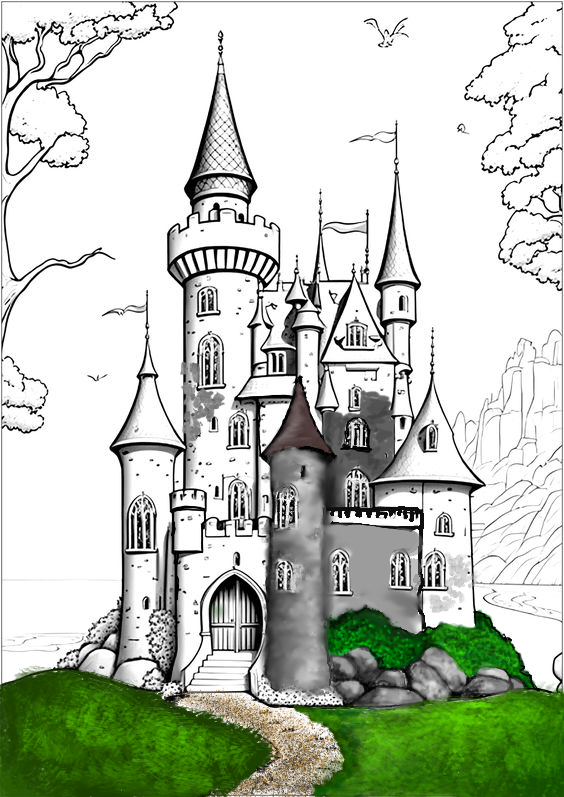
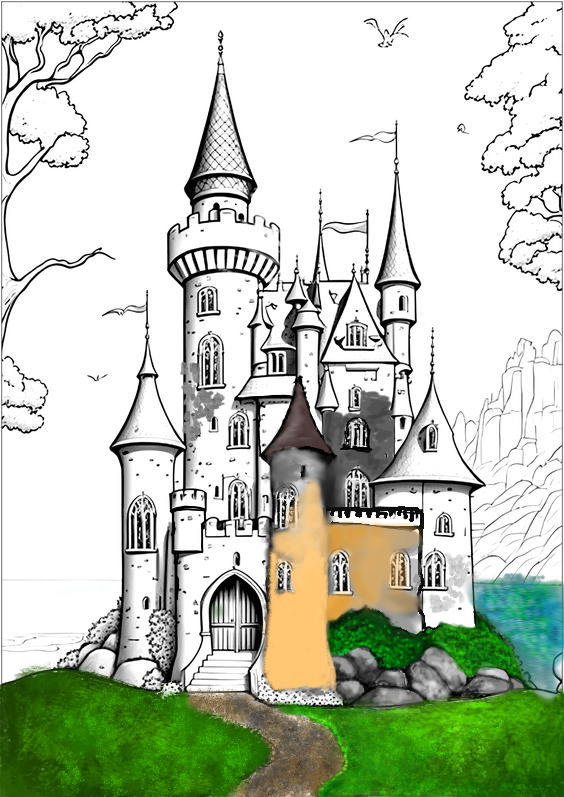
Comparing the layer stacks of the two w=564, h=797 images. Changes:
pixels changed over box(17, 186, 564, 797) (layer not identified)
